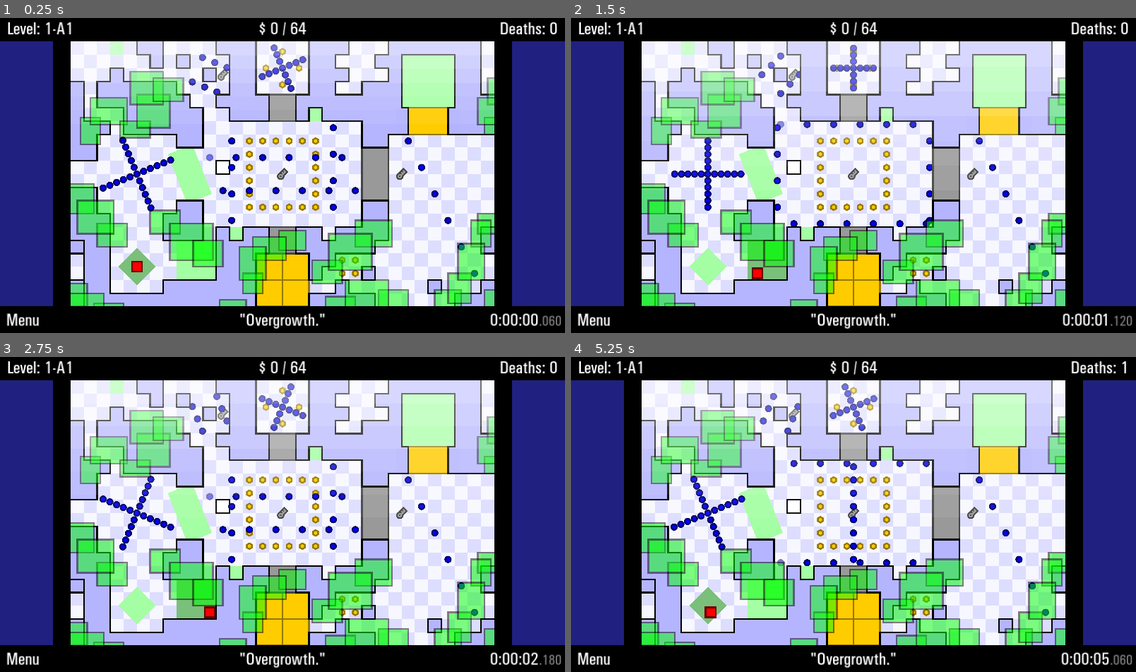
Above: before the commit, frames 1-4 (two rows, left to right).
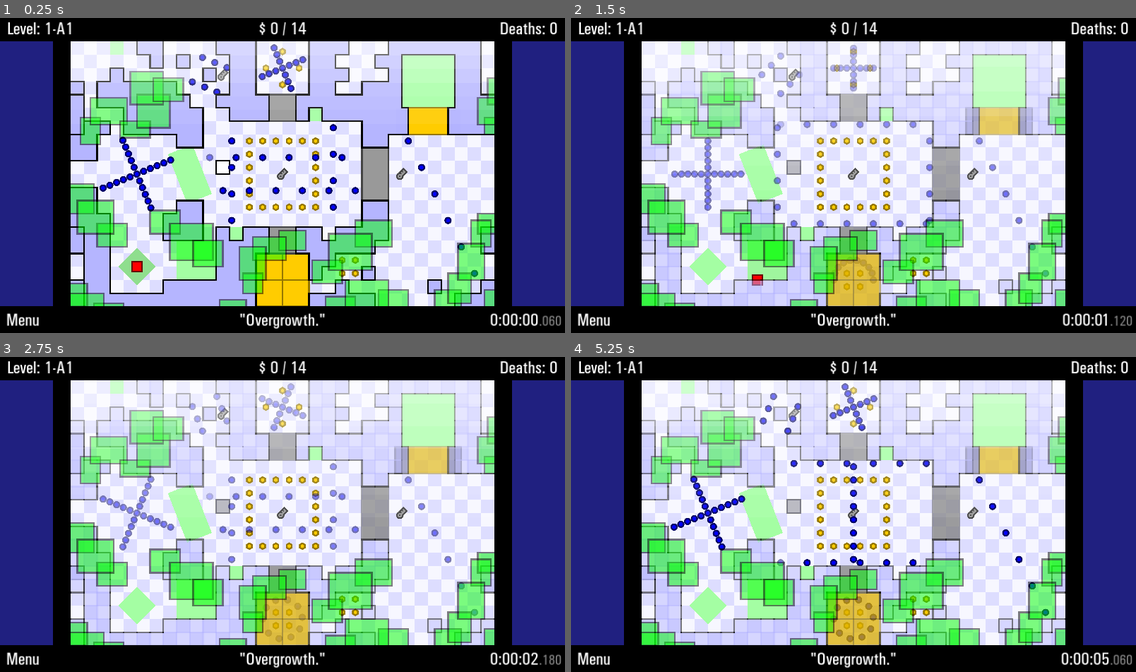
Above: after the commit, the same moments.

Repository: JustVictorGD/TWHG-Remake-Template
Game: Godot game, scene res://game/scenes/main.tscn
Two runs of this game, one before a commit and one after it. Both use one fixed random seed, a clock stepped at 60 frames per second and the inputs below.
Inputs:
- Up to frame 1 (0.25 s): no input
- Up to frame 2 (1.5 s): hold D (right) 0.53-1.28 s; hold O (ghost) 0.53-1.28 s; hold S (down) from 1.28 s (still down); tap I (invincibility) at 1.35 s
- Up to frame 3 (2.75 s): release S (down) at 2.03 s; hold D (right) from 2.03 s (still down); hold U (speed_hack) from 2.03 s (still down)
- Up to frame 4 (5.25 s): release D (right) at 2.78 s; release U (speed_hack) at 2.78 s; hold W (up) 2.78-3.53 s; tap O (ghost) at 2.85 s; hold I (invincibility) 3.53-4.28 s; hold A (left) 3.53-5.03 s; tap U (speed_hack) at 4.35 s; hold S (down) from 5.03 s (still down); hold O (ghost) from 5.03 s (still down)

The runs differ from the first frame. In frame 1, 0.4% of the frame differs, in the area x 12-53%, y 1-85%; in frame 2, 10%; in frame 3, 11%, in the area x 12-88%, y 1-92%; in frame 4, 9.0%.

Commit message:
Make the level set up the game
- Two areas are loaded (sorry for the lag)
- Both areas get scanned and only one player gets created
- Camera focuses on the area with the start checkpoint (however the aspect ratio is forced to be 8:5)
- ID work happens as the level script cycles through all the relevant objects, instead of being done by the objects themselves.
- Turned some @onready variables storing hitboxes into normal variables

Diff:
--- a/core/autoloads/collider.gd
+++ b/core/autoloads/collider.gd
@@ -6,11 +6,7 @@
 var touched_checkpoint_ids: PackedInt32Array = []
 var walls: Array[Rect2] = []
 
-var player: Node2D
-var enemies: Array[Node2D] = []
-var coins: Array[Node2D] = []
 var checkpoints: Array[ColorRect] = []
-var keys: Array[Node2D] = []
 
 # Assigning unique IDs to objects
 var next_enemy_id: int = -1
@@ -19,39 +15,12 @@
 var next_key_id: int = -1
 
 
-# These functions return a unique ID for the given object type,
-# and create more space to store their information in corresponding arrays.
-func register_enemy_id(node: Node) -> int:
-	Objects.arrays["Enemies"].append(node)
-	next_enemy_id += 1
-	return next_enemy_id
-
-func register_checkpoint_id(node: Node) -> int:
-	checkpoints.append(node)
-	next_checkpoint_id += 1
-	return next_checkpoint_id
-
-func register_coin_id(node: Node) -> int:
-	coins.append(node)
-	next_coin_id += 1
-	GameManager.max_money += 1
-	return next_coin_id
-
-func register_key_id(node: Node) -> int:
-	keys.append(node)
-	next_key_id += 1
-	return next_key_id
-
-
-
-# Purely convenient functions.
-func rect_is_nan(rect: Rect2) -> bool:
-	if is_nan(rect.position.x) or is_nan(rect.position.y) or is_nan(rect.size.x) or is_nan(rect.size.y):
-		return true
-	return false
+
 
 func get_center(rect: Rect2) -> Vector2:
 	return rect.position + rect.size / 2
+
+
 
 func point_in_rect(position: Vector2, rect: Rect2) -> bool:
 	if position.x >= rect.position.x and position.x <= rect.end.x and \
@@ -59,20 +28,6 @@
 		return true
 	return false
 
-func point_in_rotated_rect(position: Vector2, rect: Rect2, rotation: float) -> bool:
-	position = position.rotated(-rotation)
-	rect.position = rect.position.rotated(-rotation)
-	if point_in_rect(position, rect):
-		return true
-	return false
-
-func rect_and_circle_overlap(rect: Rect2, circle_pos: Vector2, circle_radius: float) -> bool:
-	var closest_point: Vector2 = Vector2(NAN, NAN)
-	closest_point.x = clamp(circle_pos.x, rect.position.x, rect.end.x)
-	closest_point.y = clamp(circle_pos.y, rect.position.y, rect.end.y)
-
-	var distance: float = circle_pos.distance_to(closest_point)
-	return distance < circle_radius
 
 
 
--- a/core/scripts/classes/area.gd
+++ b/core/scripts/classes/area.gd
@@ -1,50 +1,12 @@
 extends Node2D
 class_name Area
 
-@export var coordinates: Vector2i
 @export var bottom_text: String = ""
 @export var theme: AreaTheme
 @export var area_size: Vector2i = Vector2(32, 20)
 
 # Multi-area travel purposes.
 @onready var bounding_box: Rect2 = Rect2(self.global_position, area_size * 48)
-var player: Node = preload("res://core/game_objects/player.tscn").instantiate()
 
 func _ready() -> void:
 	GameManager.area_bounds.append(bounding_box)
-	owner.change_area(self)
-
-	var start_checkpoints: PackedStringArray = []
-
-	for checkpoint: ColorRect in Collider.checkpoints:
-		if checkpoint.is_start():
-			player.last_checkpoint_id = checkpoint.id
-			start_checkpoints.append(self.name + "/" + str(get_path_to(checkpoint)))
-
-	add_child(player)
-
-	if start_checkpoints.size() > 1:
-		push_warning("More than one start checkpoint has been found, \
-				choosing the latest one in the scene tree. Paths to all start type checkpoints: ", \
-				start_checkpoints)
-
-	#GameLoop.collision_update.connect(collision_update)
-
-
-
-func collision_update() -> void:
-	if player.position.x < 0:
-		print("Travel left")
-		get_tree().quit()
-
-	elif player.position.x > area_size.x * 48:
-		print("Travel right")
-		get_tree().quit()
-
-	elif player.position.y < 0:
-		print("Travel up")
-		get_tree().quit()
-
-	elif player.position.y > area_size.y * 48:
-		print("Travel down")
-		get_tree().quit()
--- a/core/scripts/classes/level.gd
+++ b/core/scripts/classes/level.gd
@@ -4,21 +4,61 @@
 # On a 1280x720 pixel viewport.
 const PLAYABLE_WINDOW: Rect2 = Rect2(160, 60, 960, 600)
 
+var player: Node2D = preload("res://core/game_objects/player.tscn").instantiate()
 var interface: Control = preload("res://core/game_objects/interface.tscn").instantiate()
 var canvas_layer: CanvasLayer = CanvasLayer.new()
 var camera: Camera2D = Camera2D.new()
 
 var current_area: Area
 
-# Called when the node enters the scene tree for the first time.
+
+var id_generation: Dictionary = {
+	"enemies": 0,
+	"coins": 0,
+	"keys": 0,
+	"checkpoints": 0,
+}
+
 func _ready() -> void:
 	add_child(camera)
 	add_child(canvas_layer)
 	canvas_layer.add_child(interface)
 
-	for area: Node in get_children():
-		if area is Area:
-			print(area.name)
+
+	for enemy: Enemy in get_tree().get_nodes_in_group("enemies"):
+		enemy.id = id_generation["enemies"]
+		id_generation["enemies"] += 1
+
+	for coin: Coin in get_tree().get_nodes_in_group("coins"):
+		coin.id = id_generation["coins"]
+		id_generation["coins"] += 1
+
+	for key: Key in get_tree().get_nodes_in_group("key"):
+		key.id = id_generation["key"]
+		id_generation["key"] += 1
+
+	var start_checkpoints: PackedStringArray = []
+
+	for checkpoint: Checkpoint in get_tree().get_nodes_in_group("checkpoints"):
+		Collider.checkpoints.append(checkpoint)
+		checkpoint.id = id_generation["checkpoints"]
+		id_generation["checkpoints"] += 1
+		GameManager.max_money += 1
+
+
+		if checkpoint.is_start():
+			player.last_checkpoint_id = checkpoint.id
+			start_checkpoints.append(self.name + "/" + str(get_path_to(checkpoint)))
+
+			player.move_to(checkpoint.hitbox.get_center() * 1000 + Vector2(500, 500))
+			change_area(checkpoint.owner)
+
+	if start_checkpoints.size() > 1:
+		push_warning("More than one start checkpoint has been found, \
+				choosing the latest one in the scene tree. Paths to all start type checkpoints: ", \
+				start_checkpoints)
+
+	add_child(player)
 
 func change_area(area: Area) -> void:
 	camera.zoom.x = PLAYABLE_WINDOW.size.x / (area.area_size.x * 48)
--- a/core/scripts/classes/solid.gd
+++ b/core/scripts/classes/solid.gd
@@ -54,7 +54,7 @@
 
 		if has_collision:
 			hitbox_index = Collider.walls.size()
-			Collider.walls.append(Rect2(NAN, NAN, NAN, NAN))
+			Collider.walls.append(Rect2(outline.position + self.global_position, outline.size))
 
 	child_ready()
 
@@ -84,7 +84,7 @@
 				outline.self_modulate.a = global_opacity * 0.5
 
 
-		Collider.walls[hitbox_index] = Rect2(outline.global_position + self.global_position, outline.size)
+		Collider.walls[hitbox_index] = Rect2(outline.position + self.global_position, outline.size)
 
 
 func set_sprite_size(sprite: Rect2) -> void:
--- a/core/scripts/game_object_scripts/checkpoint.gd
+++ b/core/scripts/game_object_scripts/checkpoint.gd
@@ -1,4 +1,5 @@
 extends ColorRect
+class_name Checkpoint
 
 @export var type: types = types.CHECKPOINT
 @export var tracking: bool = false
@@ -24,16 +25,16 @@
 var flash_animation: TickBasedTimer = TickBasedTimer.new(120)
 var id: int
 
-@onready var hitbox: RectangleCollider = RectangleCollider.new(Rect2(position, size), rotation, pivot_offset)
+var hitbox: RectangleCollider = RectangleCollider.new()
 
 func _ready() -> void:
-	id = Collider.register_checkpoint_id(self)
-
 	GameLoop.movement_update.connect(movement_update)
 	GameLoop.update_timers.connect(update_timers)
 	GlobalSignal.checkpoint_touched.connect(any_checkpoint_touched)
 	GlobalSignal.anything_collected.connect(anything_collected)
 	GlobalSignal.player_death.connect(player_death)
+
+	movement_update()
 
 
 func movement_update() -> void:
--- a/core/scripts/game_object_scripts/coin.gd
+++ b/core/scripts/game_object_scripts/coin.gd
@@ -1,4 +1,5 @@
 extends Collectable
+class_name Coin
 
 var hitbox: CircleCollider = CircleCollider.new(Vector2.ZERO, 13)
 
@@ -8,8 +9,6 @@
 	collect_sound = "Coin"
 
 	GlobalSignal.checkpoint_touched.connect(checkpoint_touched)
-	# This is how collision works here.
-	id = Collider.register_coin_id(self)
 
 func extra_collect() -> void:
 	GameManager.money += 1
--- a/core/scripts/game_object_scripts/enemy.gd
+++ b/core/scripts/game_object_scripts/enemy.gd
@@ -1,4 +1,5 @@
 extends Node2D
+class_name Enemy
 
 @export var lock_scale : bool = false
 
@@ -8,8 +9,6 @@
 
 func _ready() -> void:
 	GameLoop.movement_update.connect(movement_update)
-	# This is how collision works here!
-	id = Collider.register_enemy_id(self)
 
 func movement_update() -> void:
 	hitbox.position = self.global_position
--- a/core/scripts/game_object_scripts/key.gd
+++ b/core/scripts/game_object_scripts/key.gd
@@ -1,4 +1,5 @@
 extends Collectable
+class_name Key
 
 @export var key_id: int = -1
 
@@ -10,9 +11,6 @@
 	collect_sound = "Key"
 
 	GlobalSignal.checkpoint_touched.connect(checkpoint_touched)
-
-	# This is how collision (and assigning keys to doors) works here.
-	id = Collider.register_key_id(self)
 
 func extra_collect() -> void:
 	for key_door: Door in get_tree().get_nodes_in_group("key_doors"):
--- a/core/scripts/game_object_scripts/player.gd
+++ b/core/scripts/game_object_scripts/player.gd
@@ -16,7 +16,7 @@
 }
 
 # Physics
-@onready var hitbox: RectangleCollider = RectangleCollider.new(Rect2(position - PLAYER_SIZE / 2, PLAYER_SIZE))
+var hitbox: RectangleCollider = RectangleCollider.new()
 
 var test_box: Rect2 = Rect2(position - PLAYER_SIZE, PLAYER_SIZE * 2)
 
@@ -49,10 +49,6 @@
 
 
 func _ready() -> void:
-	position = Collider.checkpoints[last_checkpoint_id].hitbox.get_center()
-
-	Collider.player = self
-
 	sliding_sensitivity += 1
 	respawn_timer.timeout.connect(respawn)
 
--- a/game/areas/level 1/1-a2.tscn
+++ b/game/areas/level 1/1-a2.tscn
@@ -371,7 +371,6 @@
 
 [node name="1-A2" type="Node2D"]
 script = ExtResource("1_mr4e3")
-coordinates = Vector2i(2, 2)
 bottom_text = "\"Hi there\""
 theme = ExtResource("2_c2ef8")
 
@@ -425,7 +424,6 @@
 offset_bottom = 864.0
 rotation = 0.785397
 pivot_offset = Vector2(48, 48)
-type = 1
 
 [node name="Finish" parent="Checkpoints" instance=ExtResource("4_qjtpx")]
 offset_left = 1200.0
--- a/game/areas/level 1/1-b2.tscn
+++ b/game/areas/level 1/1-b2.tscn
@@ -410,7 +410,6 @@
 
 [node name="1-B2" type="Node2D"]
 script = ExtResource("1_hg4mj")
-coordinates = Vector2i(2, 2)
 bottom_text = "\"Hi there\""
 theme = ExtResource("2_4uc24")
 
@@ -471,7 +470,6 @@
 offset_top = 48.0
 offset_right = 1392.0
 offset_bottom = 240.0
-type = 2
 
 [node name="Coins" type="Node2D" parent="."]
 
--- a/game/scenes/main.tscn
+++ b/game/scenes/main.tscn
@@ -8,8 +8,8 @@
 script = ExtResource("1_ivy3o")
 metadata/_edit_lock_ = true
 
+[node name="1-B2" parent="." instance=ExtResource("1_v25lx")]
+position = Vector2(504, 240)
+
 [node name="1-A2" parent="." instance=ExtResource("3_5l7tb")]
 position = Vector2(-1032, 240)
-
-[node name="1-B2" parent="." instance=ExtResource("1_v25lx")]
-position = Vector2(504, 240)
